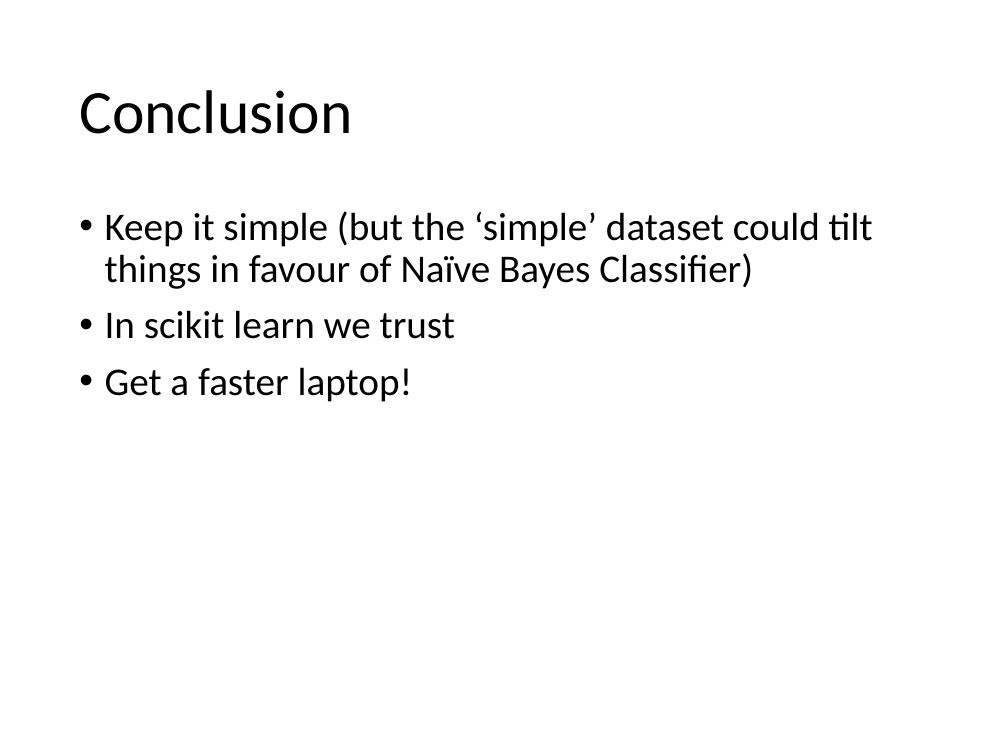
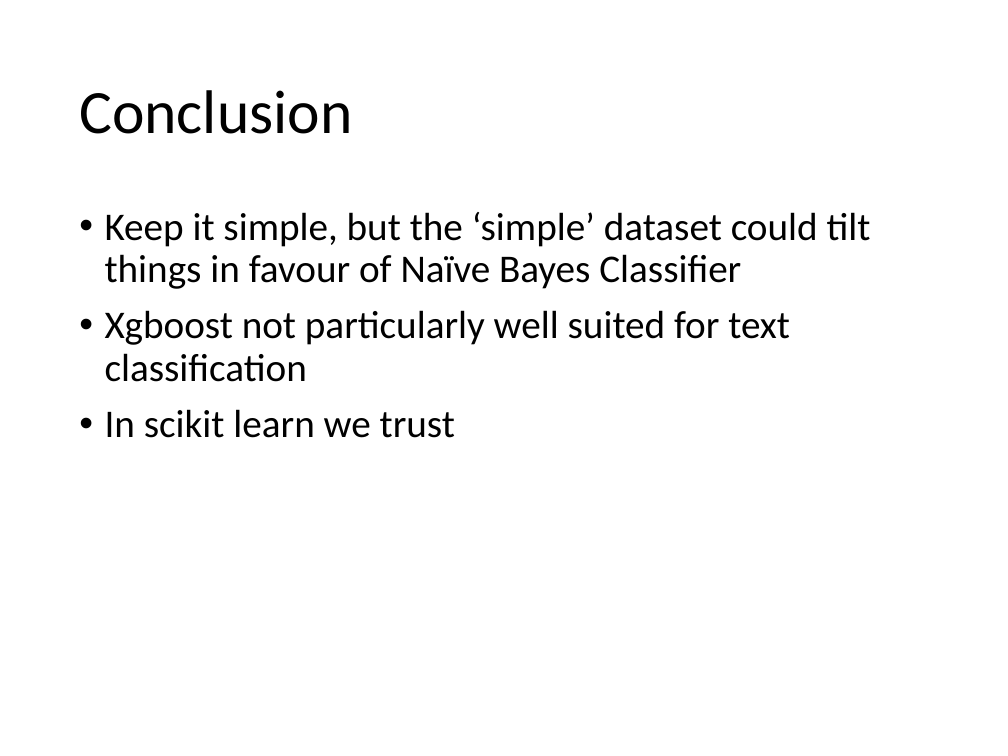
Before and after one commit to MartinOdendaal/Thinkful_Capstone_Supervised, a slide deck: slide 12 of Capstone 2.pptx. Drawn at 1008x756 pixels with LibreOffice and Linux fonts; fonts in the diff are those of the drawing. Boxes give left, top, right and bottom in pixels: in the first picture for what was removed or moved away, otherwise in the second. Text is boxed around its words. In the diff, an @@ line names an element or a change of style, - is before the commit and + after.

```diff
--- a/Capstone 2.pptx
+++ b/Capstone 2.pptx
@@ text at [105,212,871,382]: text changed @@
-• Keep it simple (but the ‘simple’ dataset could tilt things in favour of Naïve Bayes Classifier)
+• Keep it simple, but the ‘simple’ dataset could tilt things in favour of Naïve Bayes Classifier
+• Xgboost not particularly well suited for text classification
@@ text at [105,367,413,402]: paragraph removed @@
-• Get a faster laptop!
```
Also in this commit, not shown: 9 other slides changed, 2 slides added.
